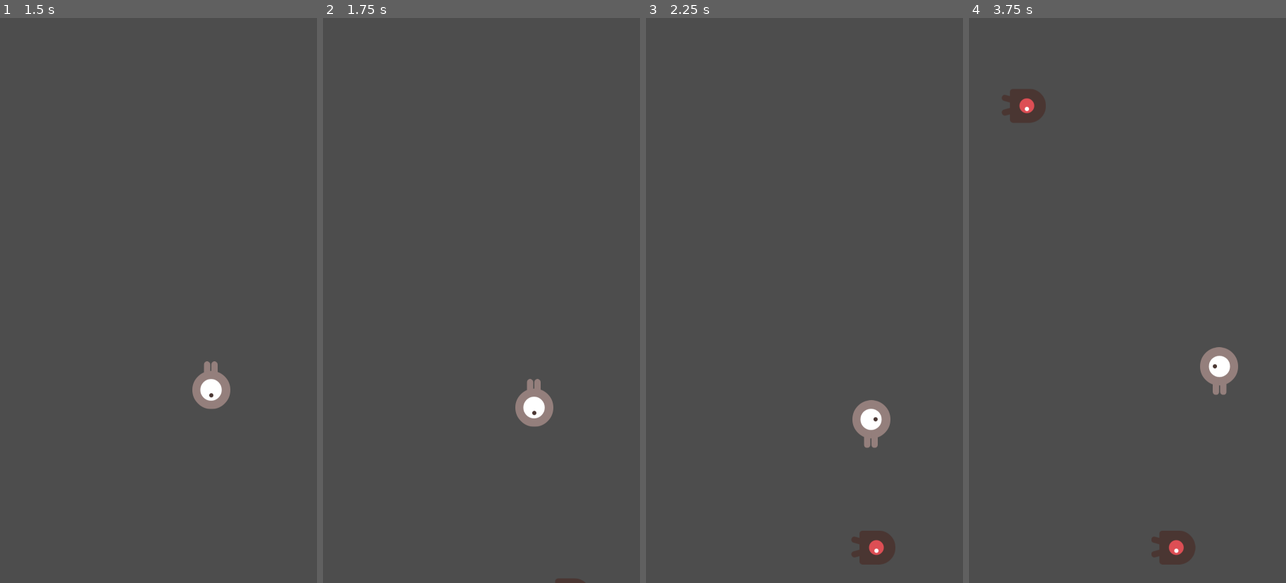
Above: before the commit, frames 1-4 (left to right).
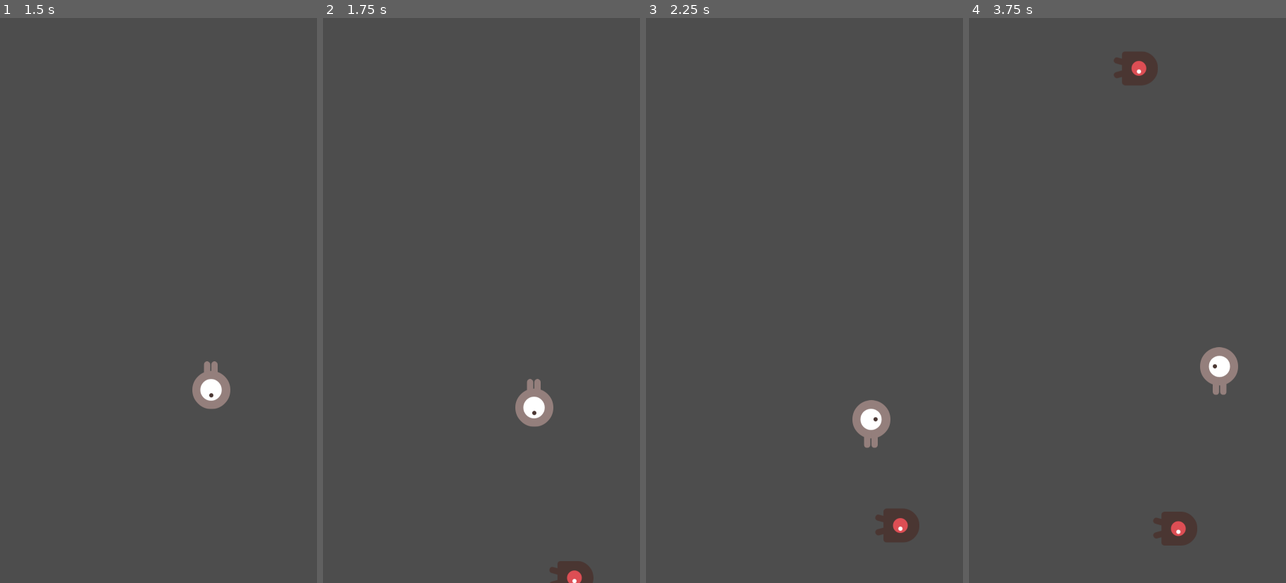
Above: after the commit, the same moments.

Repository: lichen63/godot-games
Game: Godot game, scene res://game/game.tscn
Same seed, same stepped clock (60 frames per second), same inputs: the game is played once before the commit and once after it.
Inputs:
- Up to frame 1 (1.5 s): tap Enter at 0.5 s; hold D (player_action_right) 0.53-1.28 s; hold S (player_action_down) from 1.28 s (still down)
- Up to frame 2 (1.75 s): keep holding S (player_action_down)
- Up to frame 3 (2.25 s): release S (player_action_down) at 2.03 s; hold D (player_action_right) from 2.03 s (still down)
- Up to frame 4 (3.75 s): release D (player_action_right) at 2.78 s; hold W (player_action_up) 2.78-3.53 s; hold A (player_action_left) from 3.53 s (still down)

Frame 1 is identical in both runs. In frame 2, 0.4% of the frame differs, in the area x 71-86%, y 96-100%; in frame 3, 1.2%; in frame 4, 2.1%, in the area x 10-72%, y 6-97%.

Commit message:
update enemy node, suspect curve2d has bug

Diff:
--- a/dodge_the_creeps/enemy/enemy.gd
+++ b/dodge_the_creeps/enemy/enemy.gd
@@ -18,17 +18,18 @@
     var end_pos: Vector2 = get_random_pos_on_edge(get_opposite_edge(start_edge))
     self.position = start_pos
     var curve_node: Curve2D = $Path2D.curve
-    # curve_node.clear_points()
+    curve_node.clear_points()
     curve_node.add_point(Vector2.ZERO)
-    curve_node.add_point(Vector2(450, 1000) - start_pos)
     curve_node.add_point(end_pos - start_pos)
 
     var follow_node: PathFollow2D = $Path2D/PathFollow2D
     follow_node.loop = false
 
+    # 打印日志
     print("start_pos: ", start_pos)
     print("end_pos: ", end_pos)
-    print("curve_node points: ", curve_node.get_point_position(0), ", ", curve_node.get_point_position(1), ",", curve_node.get_point_position(2))
+    for i in range(curve_node.get_point_count()):
+        print("curve_node point ", i, ": ", curve_node.get_point_position(i))
 
 func _physics_process(delta: float) -> void:
     var follow_node = $Path2D/PathFollow2D
@@ -40,13 +41,13 @@
 func get_random_pos_on_edge(edge_dir: EdgeDir) -> Vector2:
     match edge_dir:
         EdgeDir.TOP:
-            return Vector2(randf() * screen_size_.x, -50)
+            return Vector2(randf() * screen_size_.x, 0)
         EdgeDir.BOTTOM:
-            return Vector2(randf() * screen_size_.x, screen_size_.y + 50)
+            return Vector2(randf() * screen_size_.x, screen_size_.y)
         EdgeDir.LEFT:
-            return Vector2(-100, randf() * screen_size_.y)
+            return Vector2(0, randf() * screen_size_.y)
         EdgeDir.RIGHT:
-            return Vector2(screen_size_.x + 100, randf() * screen_size_.y)
+            return Vector2(screen_size_.x, randf() * screen_size_.y)
     return Vector2.ZERO
 
 func get_opposite_edge(edge_dir: EdgeDir) -> EdgeDir:
